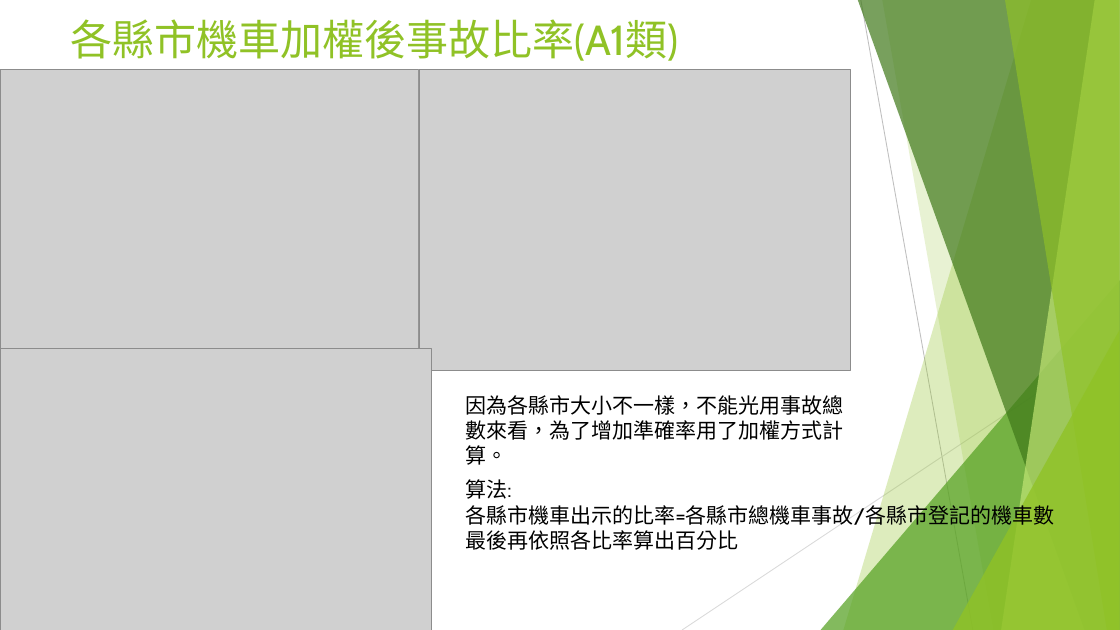
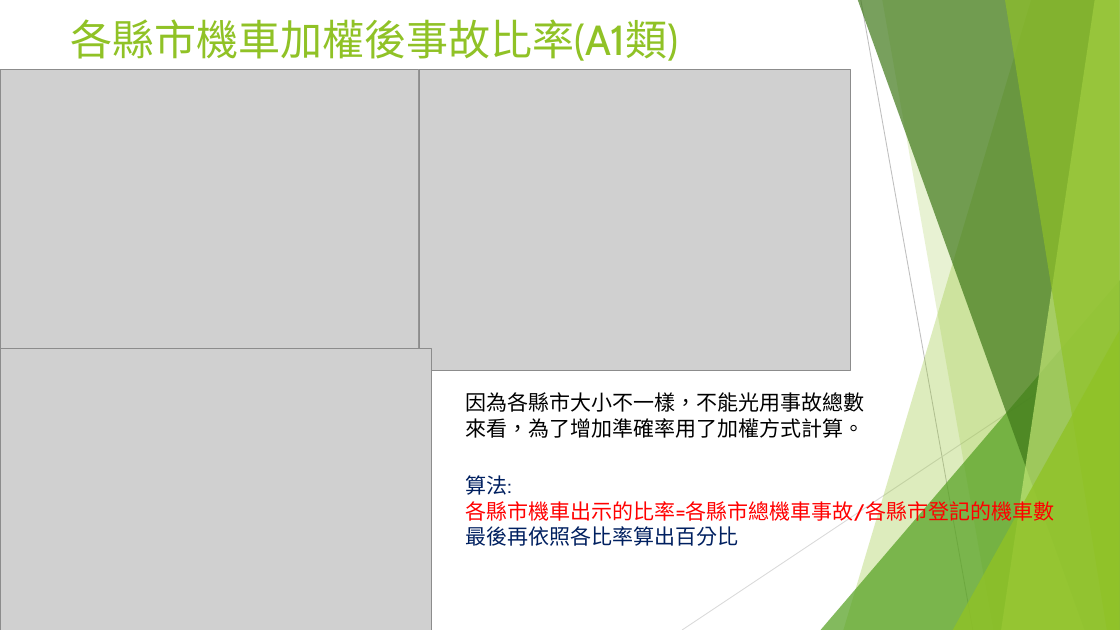
Before and after one commit to ooxx2500/python-sql-for-test, a slide deck: slide 8 of python/專題報告/專題報告-台灣交通事故.pptx. Drawn at 1120x630 pixels with LibreOffice and Linux fonts; fonts in the diff are those of the drawing; grey boxes stand for pictures. Boxes give left, top, right and bottom in pixels: in the first picture for what was removed or moved away, otherwise in the second. Text is boxed around its words. In the diff, an @@ line names an element or a change of style, - is before the commit and + after.

```diff
--- a/python/專題報告/專題報告-台灣交通事故.pptx
+++ b/python/專題報告/專題報告-台灣交通事故.pptx
@@ text "因為各縣市大小不一樣，不能光用事故總數來看，為了增加準確率用了加權方式計算。" rewrapped from [465, 395, 843, 465] to [465, 392, 864, 438] @@
@@ text "算法:" at [465, 475, 1054, 546]: text colour #000000 to #002060 in "算法:", "最後再依照各比率算出百分比"; text colour #000000 to #FF0000 in "各縣市機車出示的比率=各縣市總機車事故/各縣市登記的機車數" @@
```
Also in this commit, not shown: 7 other slides changed, 5 other files.
